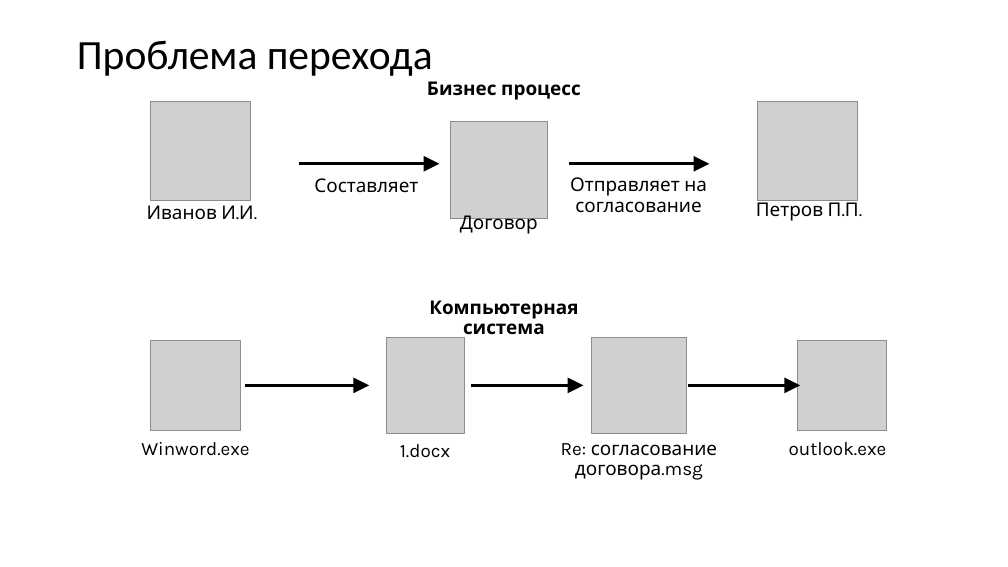
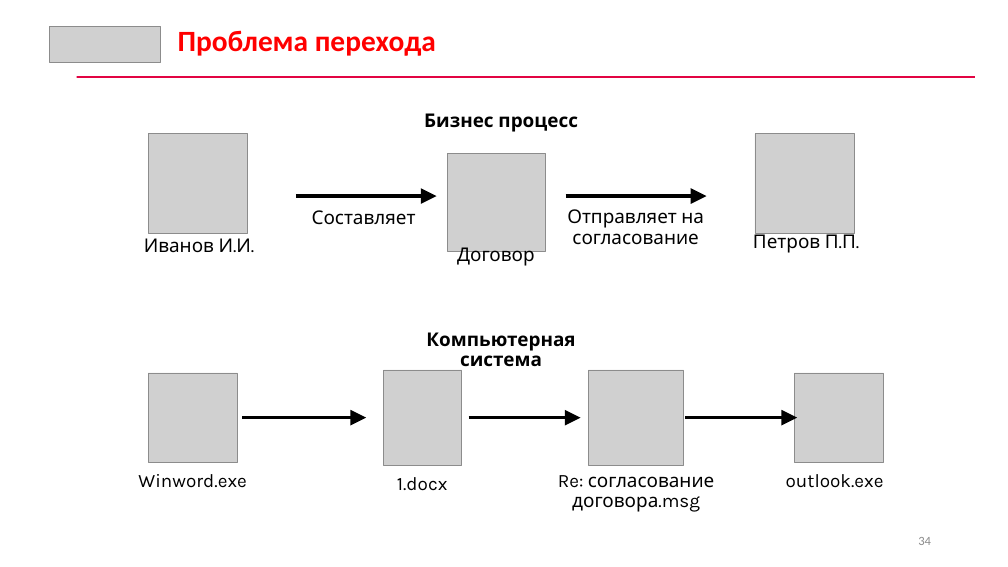
Before and after one commit to CyberLympha/AI-for-IS-Course, a slide deck: slide 34 of Лекции/Введение. Основы ИБ.pptx (slide 35 before the commit). Drawn at 1008x567 pixels with LibreOffice and Linux fonts; fonts in the diff are those of the drawing; grey boxes stand for pictures. Boxes give left, top, right and bottom in pixels: in the first picture for what was removed or moved away, otherwise in the second. Text is boxed around its words. In the diff, an @@ line names an element or a change of style, - is before the commit and + after.

```diff
--- a/Лекции/Введение. Основы ИБ.pptx
+++ b/Лекции/Введение. Основы ИБ.pptx
@@ picture added at (x1=50, y1=26, x2=161, y2=63) @@
@@ text "Проблема перехода" moved from (x1=77, y1=40, x2=433, y2=76) to (x1=178, y1=30, x2=436, y2=56) @@
@@ text "Проблема перехода" at (x1=178, y1=30, x2=436, y2=56): size 39.6 to 28 pt, text colour #000000 to #FF0000, bold on; line spacing 0.9 to 1; vertical alignment middle to top @@
@@ rectangle added at (x1=76, y1=76, x2=975, y2=78), fill #E20443 @@
@@ text "Договор" moved from (x1=460, y1=215, x2=538, y2=236) to (x1=457, y1=247, x2=535, y2=268) @@
@@ 2 pictures, 2 texts moved together from (x1=151, y1=101, x2=857, y2=340) to (x1=148, y1=134, x2=854, y2=373) @@
@@ picture moved from (x1=797, y1=341, x2=886, y2=430) to (x1=795, y1=373, x2=884, y2=462) @@
@@ 8 texts, 5 arrows, 4 pictures moved together from (x1=141, y1=81, x2=887, y2=480) to (x1=138, y1=113, x2=884, y2=512) @@
@@ page number added at (x1=918, y1=537, x2=931, y2=545), 12 pt, text #8C8C8C @@
+34
```
Also in this commit, not shown: 43 other slides changed, 8 slides added, 1 slide removed, 1 other file.
